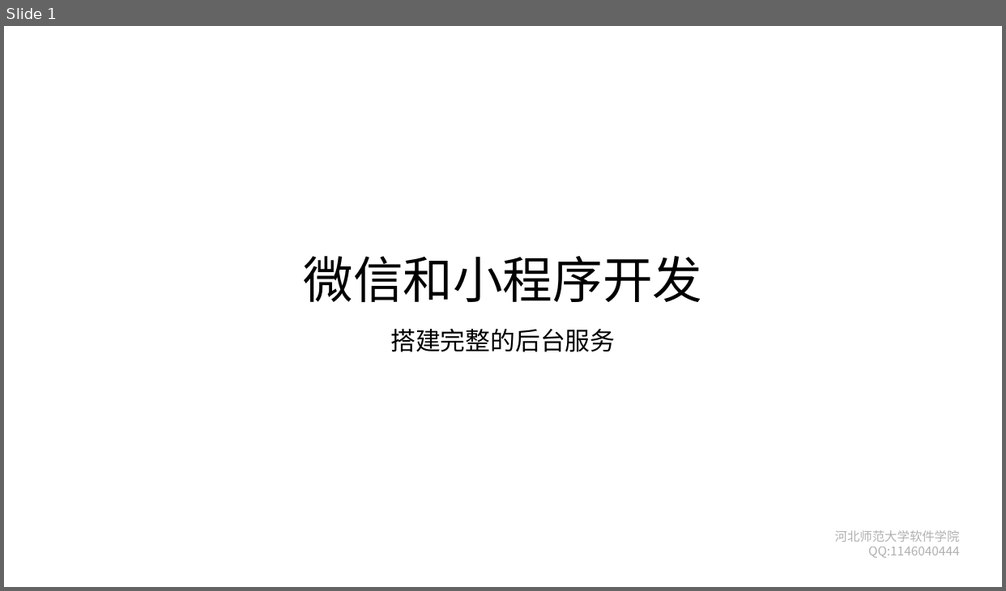
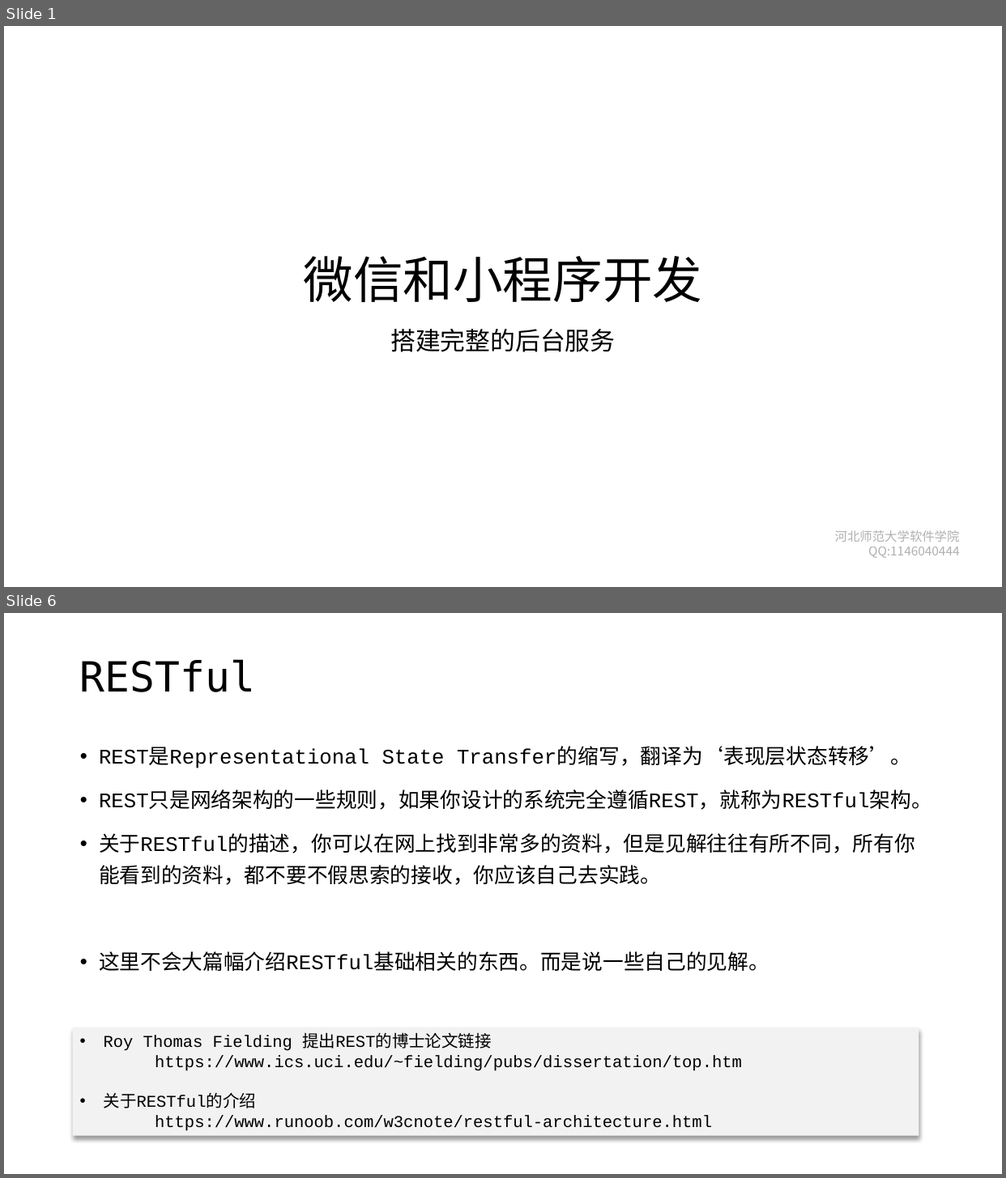
Before and after one commit to edu2act/course-wechat-and-miniprogram, a slide deck: materials/ch07/ch07-搭建完整的后台服务.pptx. Shown one above the other, each under a label of ours: slide 1 before the commit, slides 1 and 6 after it; the slides between them are not shown. The pictures are 1006x591 and 1006x1178 pixels, drawn with LibreOffice and Linux fonts; fonts in the diff are those of the drawing; background and template pictures are left out. Boxes give left, top, right and bottom in pixels: in the first picture for what was removed or moved away, otherwise in the second. Text is boxed around its words. In the diff, an @@ line names an element or a change of style, - is before the commit and + after.

```diff
--- a/materials/ch07/ch07-搭建完整的后台服务.pptx
+++ b/materials/ch07/ch07-搭建完整的后台服务.pptx
@@ slide 6 added at box(4, 613, 1002, 1174), background #FFFFFF @@
@@ title added at box(80, 659, 255, 692), 40 pt, text #000000 @@
+RESTful
@@ text added at box(99, 748, 932, 971), 20 pt, text #000000 @@
+• REST是Representational State Transfer的缩写，翻译为‘表现层状态转移’。
+• REST只是网络架构的一些规则，如果你设计的系统完全遵循REST，就称为RESTful架构。
+• 关于RESTful的描述，你可以在网上找到非常多的资料，但是见解往往有所不同，所有你能看到的资料，都不要不假思索的接收，你应该自己去实践。
+• 这里不会大篇幅介绍RESTful基础相关的东西。而是说一些自己的见解。
@@ rectangle added at box(73, 1028, 919, 1136), fill #F2F2F2, 16 pt, text #000000 @@
+• Roy Thomas Fielding 提出REST的博士论文链接
+    https://www.ics.uci.edu/~fielding/pubs/dissertation/top.htm
+• 关于RESTful的介绍
+    https://www.runoob.com/w3cnote/restful-architecture.html
```
Also in this commit, not shown: 5 slides changed, 4 other slides added, 5 slides removed, 2 other files.
